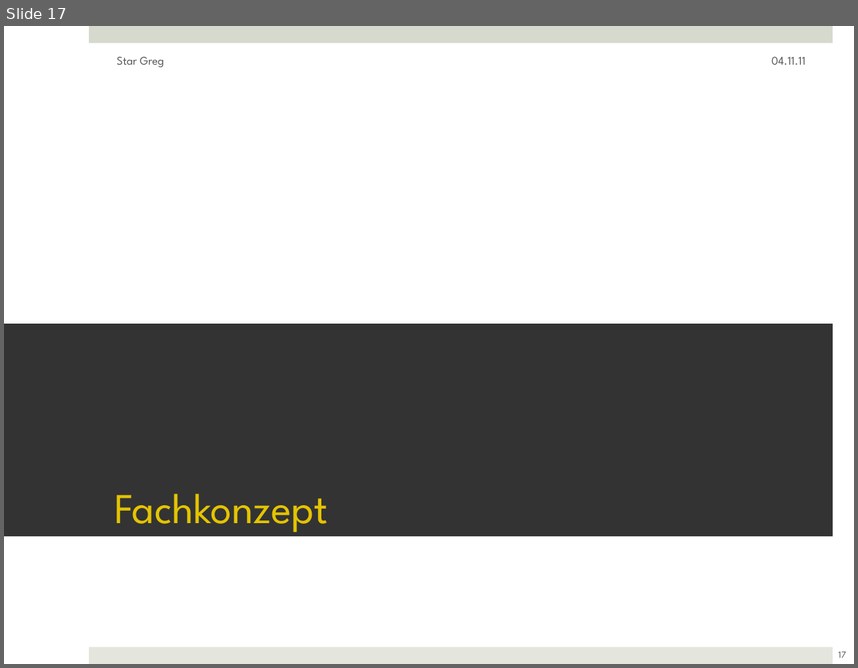
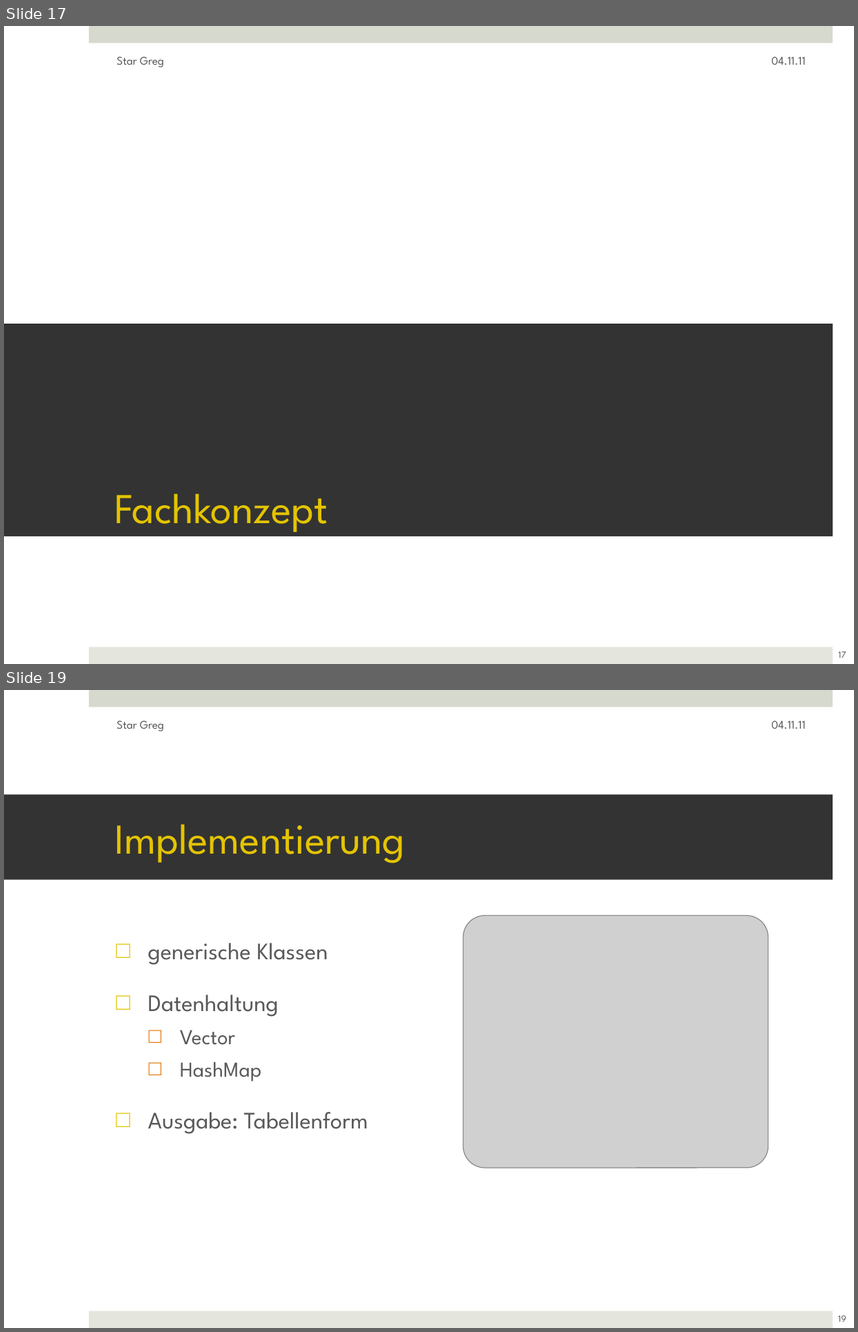
Before and after one commit to ftes/stargreg, a slide deck: 70 Praesentation/50 StarGreg Finish.pptx. Shown one above the other, each under a label of ours: slide 17 before the commit, slides 17 and 19 after it; the slides between them are not shown. The pictures are 858x668 and 858x1332 pixels, drawn with LibreOffice and Linux fonts; fonts in the diff are those of the drawing; grey boxes stand for pictures. Boxes give left, top, right and bottom in pixels: in the first picture for what was removed or moved away, otherwise in the second. Text is boxed around its words. In the diff, an @@ line names an element or a change of style, - is before the commit and + after.

```diff
--- a/70 Praesentation/50 StarGreg Finish.pptx
+++ b/70 Praesentation/50 StarGreg Finish.pptx
@@ slide 19 added at [4, 690, 854, 1328], background #FFFFFF; not listed: 2 template elements that a slide beside it also shows @@
@@ text added at [116, 720, 164, 731], 10 pt, text #595959 @@
+Star Greg
@@ text added at [771, 720, 805, 729], 10 pt, text #595959 @@
+04.11.11
@@ title added at [4, 795, 833, 880], fill #333333, 36 pt, text #E4C402 @@
+Implementierung
@@ picture added at [463, 915, 769, 1167] @@
@@ text added at [148, 943, 368, 1134], 20 pt, text #595959 @@
+□ generische Klassen
+□ Datenhaltung
+  □ Vector
+  □ HashMap
+□ Ausgabe: Tabellenform
@@ page number added at [838, 1315, 846, 1321], 8 pt, text #595959 @@
+19
```
Also in this commit, not shown: 1 slide changed, 4 other slides added, 1 other file.
